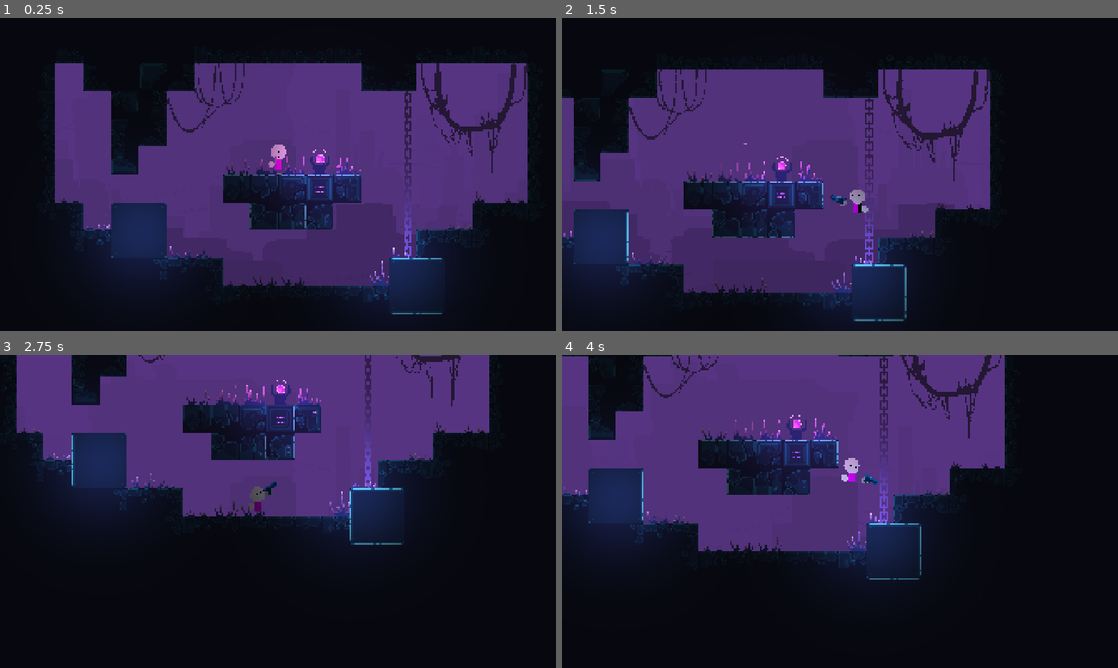
Above: before the commit, frames 1-4 (two rows, left to right).
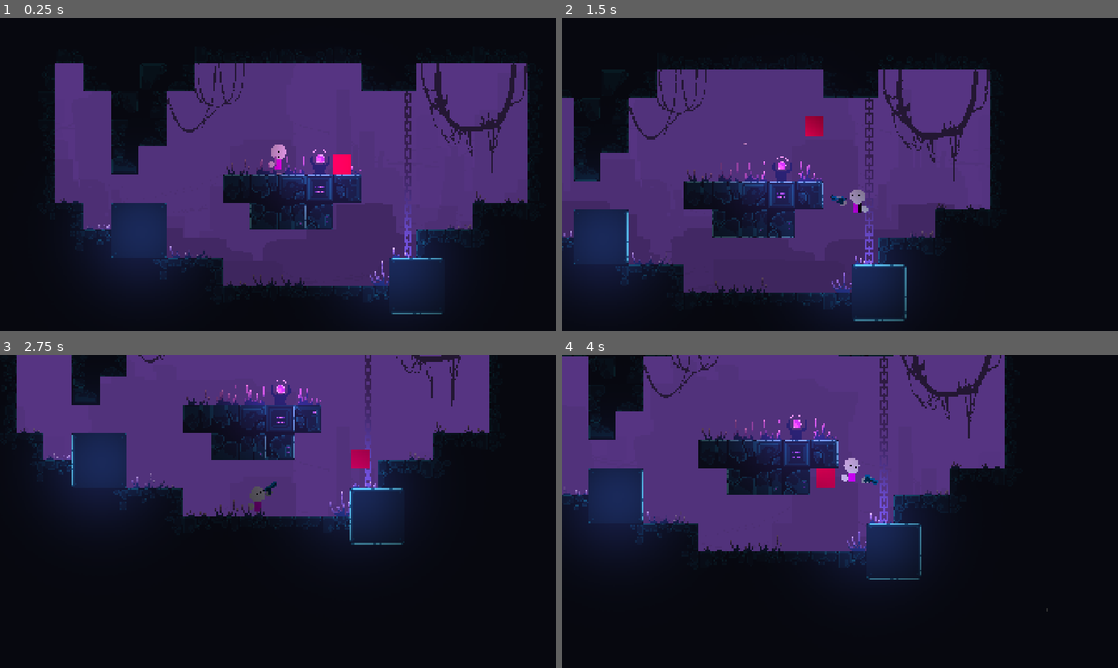
Above: after the commit, the same moments.

Repository: LuckyOwlStudios/2D-Project
Game: Godot game, scene res://PackedScenes/World/World.tscn
The game is run twice, just before and just after one commit, with the same random seed, the same clock (stepped at 60 frames per second) and the same inputs.
Inputs (mouse positions are in pixels of both pictures, inside the frame that each line leads up to):
- Up to frame 1 (0.25 s): no input
- Up to frame 2 (1.5 s): move the mouse to (962, 158) at 0.52 s; press the mouse at (962, 158) at 0.53 s; hold D (move_right) from 0.53 s (still down); tap Space (jump) at 0.77 s; move the mouse to (728, 190) at 1.27 s; release the mouse at (728, 190) at 1.28 s; click (728, 190) at 1.35 s
- Up to frame 3 (2.75 s): tap Space (jump) at 1.52 s; move the mouse to (333, 442) at 2.02 s; release D (move_right) at 2.03 s; press the mouse at (333, 442) at 2.03 s; hold A (move_left) from 2.03 s (still down)
- Up to frame 4 (4 s): move the mouse to (812, 574) at 2.77 s; release A (move_left) at 2.78 s; release the mouse at (812, 574) at 2.78 s; hold D (move_right) from 2.78 s (still down); click (812, 574) at 2.85 s; tap Space (jump) at 3.02, 3.77 s; move the mouse to (1006, 558) at 3.52 s; press the mouse at (1006, 558) at 3.53 s

The runs differ from the first frame. In frame 1, 0.2% of the frame differs, in the area x 59-64%, y 43-50%; in frame 2, 0.2%; in frame 3, 0.2%; in frame 4, 0.2%, in the area x 45-88%, y 36-82%.

Commit message:
- Added "Enemy" and "Player" folder under Characters folder - Created HitBox class (extends Area2D) with damage property for HurtBox collision to be detected by - Created HurtBox class (extends Area2D) with area_entered signal to detect HitBox collision. Upon detection, referenced Health node has Hitbox's damage property applied to its "current_health" property - Created Health class (extends Node) with max and current health properties. Setter implemented to set health. Custom signal "health_depleted" made, emitted in setter when current health falls to 0 or below * health, hit_box, hurt_box scripts have no folder - Created Enemy scene + script. Has HurtBox node attached. Current enemy movement mechanic is placeholder. Connected health depleted in ready to essentially "kill"/despawn enemy. - Bullet scene given HitBox node

Diff:
--- /dev/null
+++ b/PackedScenes/Characters/Enemy/enemy.gd
@@ -0,0 +1,20 @@
+class_name Enemy
+extends CharacterBody2D
+
+
+@export var speed := 300.0
+
+@onready var health: Health = $Health
+# gets reference to player node in WORLD scene
+@onready var player := $"/root/World/Player"
+
+
+func _ready() -> void:
+	health.health_depleted.connect(queue_free)
+
+func _physics_process(delta: float) -> void:
+	var direction := global_position.direction_to(player.global_position)
+	var desired_velocity := direction * speed
+	velocity = velocity.move_toward(desired_velocity, speed * delta)
+
+	move_and_slide()
--- /dev/null
+++ b/PackedScenes/Characters/Enemy/enemy.tscn
@@ -0,0 +1,38 @@
+[gd_scene format=3 uid="uid://dtntroae2omeq"]
+
+[ext_resource type="Script" uid="uid://1o6ufs0pbrkm" path="res://PackedScenes/Characters/Enemy/enemy.gd" id="1_ghv5c"]
+[ext_resource type="Script" uid="uid://7wfj6unlo4wy" path="res://health.gd" id="2_x4eh8"]
+[ext_resource type="Script" uid="uid://byewcx4j66pen" path="res://hurt_box.gd" id="2_yikbh"]
+
+[sub_resource type="RectangleShape2D" id="RectangleShape2D_g4v7s"]
+size = Vector2(22, 22)
+
+[sub_resource type="RectangleShape2D" id="RectangleShape2D_yf5fn"]
+
+[node name="TestEnemy" type="CharacterBody2D" unique_id=1604899534]
+collision_layer = 2
+script = ExtResource("1_ghv5c")
+
+[node name="Health" type="Node" parent="." unique_id=1087965102]
+script = ExtResource("2_x4eh8")
+metadata/_custom_type_script = "uid://7wfj6unlo4wy"
+
+[node name="ColorRect" type="ColorRect" parent="." unique_id=378703295]
+offset_left = -11.0
+offset_top = -11.0
+offset_right = 11.0
+offset_bottom = 11.0
+color = Color(0.90325457, 0, 0.31665626, 1)
+
+[node name="CollisionShape2D" type="CollisionShape2D" parent="." unique_id=316547556]
+shape = SubResource("RectangleShape2D_g4v7s")
+
+[node name="HurtBox" type="Area2D" parent="." unique_id=2029626567 node_paths=PackedStringArray("health")]
+collision_layer = 0
+script = ExtResource("2_yikbh")
+health = NodePath("../Health")
+metadata/_custom_type_script = "uid://byewcx4j66pen"
+
+[node name="CollisionShape2D" type="CollisionShape2D" parent="HurtBox" unique_id=1393142193]
+shape = SubResource("RectangleShape2D_yf5fn")
+debug_color = Color(0, 0.61588734, 0.5996301, 0.41960785)
--- a/PackedScenes/Characters/Player.tscn
+++ b/PackedScenes/Characters/Player/Player.tscn
@@ -1,6 +1,6 @@
 [gd_scene format=3 uid="uid://ctjdjyfi0fqat"]
 
-[ext_resource type="Script" uid="uid://k3l6g5h8my8g" path="res://PackedScenes/Characters/player.gd" id="1_nnvau"]
+[ext_resource type="Script" uid="uid://k3l6g5h8my8g" path="res://PackedScenes/Characters/Player/player.gd" id="1_nnvau"]
 [ext_resource type="Texture2D" uid="uid://dus126x1aaoqn" path="res://Assets/Sprites/Characters/Player/head_mannequin.png" id="2_nnvau"]
 [ext_resource type="Texture2D" uid="uid://nm80257m3ik0" path="res://Assets/Sprites/Characters/Player/hand_mannequin_1.png" id="3_cvip7"]
 [ext_resource type="Texture2D" uid="uid://b2pt2dnj0f57g" path="res://Assets/Sprites/Characters/Player/hand_mannequin_2.png" id="4_5xufd"]
--- a/PackedScenes/Guns/bullet.gd
+++ b/PackedScenes/Guns/bullet.gd
@@ -3,6 +3,7 @@
 
 @export var bullet_speed : float
 @onready var hit_box: Area2D = $HitBox
+
 
 # Called when the node enters the scene tree for the first time.
 func _ready() -> void:
--- a/PackedScenes/Guns/bullet.tscn
+++ b/PackedScenes/Guns/bullet.tscn
@@ -2,6 +2,7 @@
 
 [ext_resource type="Script" uid="uid://j4abn1l7f413" path="res://PackedScenes/Guns/bullet.gd" id="1_u8jni"]
 [ext_resource type="Texture2D" uid="uid://cigj1muw4hi5m" path="res://Assets/Sprites/Objects/Guns/placeholder_bullet.png" id="2_pdrxm"]
+[ext_resource type="Script" uid="uid://cfp4euy4uwpg2" path="res://hit_box.gd" id="3_7ccs6"]
 
 [sub_resource type="RectangleShape2D" id="RectangleShape2D_g4v7s"]
 size = Vector2(4, 3)
@@ -15,6 +16,8 @@
 texture = ExtResource("2_pdrxm")
 
 [node name="HitBox" type="Area2D" parent="." unique_id=684126036]
+collision_mask = 0
+script = ExtResource("3_7ccs6")
 
 [node name="CollisionShape2D" type="CollisionShape2D" parent="HitBox" unique_id=973236675]
 shape = SubResource("RectangleShape2D_g4v7s")
--- a/PackedScenes/Guns/pistol.gd
+++ b/PackedScenes/Guns/pistol.gd
@@ -6,6 +6,7 @@
 @onready var bullet_spawn_point: Marker2D = $BulletSpawnPoint
 @onready var node_path_to_world := get_node("/root/World")
 const BULLET = preload("uid://cyftgfviauafs")
+@onready var audio_stream_player_2d: AudioStreamPlayer2D = $AudioStreamPlayer2D
 
 
 # Called when the node enters the scene tree for the first time.
@@ -20,6 +21,7 @@
 func _input(event: InputEvent) -> void:
 	if event.is_action_pressed("shoot"):
 		animated_sprite_2d.play("shoot")
+		audio_stream_player_2d.play(0.0)
 		var new_bullet := BULLET.instantiate()
 		new_bullet.position = bullet_spawn_point.global_position
 		new_bullet.rotation = bullet_spawn_point.global_rotation
--- a/PackedScenes/Guns/pistol.tscn
+++ b/PackedScenes/Guns/pistol.tscn
@@ -4,6 +4,7 @@
 [ext_resource type="Texture2D" uid="uid://u6jjtftgs8ac" path="res://Assets/Sprites/Objects/Guns/gun_firing_animation_frame1.png" id="2_wempg"]
 [ext_resource type="Texture2D" uid="uid://dhveeoekc2nng" path="res://Assets/Sprites/Objects/Guns/gun_firing_animation_frame2.png" id="3_65i2q"]
 [ext_resource type="Texture2D" uid="uid://pchq7auv01fu" path="res://Assets/Sprites/Objects/Guns/gun_firing_animation_frame3.png" id="4_kckl1"]
+[ext_resource type="AudioStream" uid="uid://7dnl3s2fnoje" path="res://Assets/SoundFX/GunShot.wav" id="5_65i2q"]
 
 [sub_resource type="AtlasTexture" id="AtlasTexture_y0rga"]
 atlas = ExtResource("2_wempg")
@@ -52,3 +53,8 @@
 
 [node name="BulletSpawnPoint" type="Marker2D" parent="." unique_id=84941907]
 position = Vector2(13, -2)
+
+[node name="AudioStreamPlayer2D" type="AudioStreamPlayer2D" parent="." unique_id=161592761]
+stream = ExtResource("5_65i2q")
+volume_db = -10.692
+pitch_scale = 0.63
--- a/PackedScenes/World/World.tscn
+++ b/PackedScenes/World/World.tscn
@@ -1,13 +1,14 @@
 [gd_scene format=4 uid="uid://bulm60oi6osn7"]
 
 [ext_resource type="Texture2D" uid="uid://dg7rdngmlskgp" path="res://Assets/Sprites/World/Tileset/Object/city-chain 2.png" id="1_5kfr6"]
-[ext_resource type="PackedScene" uid="uid://ctjdjyfi0fqat" path="res://PackedScenes/Characters/Player.tscn" id="1_sqrqn"]
+[ext_resource type="PackedScene" uid="uid://ctjdjyfi0fqat" path="res://PackedScenes/Characters/Player/Player.tscn" id="1_sqrqn"]
 [ext_resource type="Texture2D" uid="uid://v0r1cynixg24" path="res://Assets/Sprites/World/Tileset/Object/city-vine-1.png" id="2_2vqqw"]
 [ext_resource type="Texture2D" uid="uid://bb0l8h8oeaavv" path="res://Assets/Sprites/World/Tileset/Tile/city-tile.png" id="3_l54nm"]
 [ext_resource type="Texture2D" uid="uid://dnfu1n5gplj" path="res://Assets/Sprites/World/Tileset/Object/city-vine-2.png" id="3_nklxw"]
 [ext_resource type="PackedScene" uid="uid://clv70y77i2tq8" path="res://PackedScenes/World/Background.tscn" id="3_thbcr"]
 [ext_resource type="Texture2D" uid="uid://bif8vjbo4suym" path="res://Assets/Sprites/World/Tileset/Tile/city-decor.png" id="4_l54nm"]
 [ext_resource type="Texture2D" uid="uid://d1cjamiqijxiq" path="res://Assets/Sprites/World/Tileset/light.png" id="8_nklxw"]
+[ext_resource type="PackedScene" uid="uid://dtntroae2omeq" path="res://PackedScenes/Characters/Enemy/enemy.tscn" id="9_wmwtf"]
 
 [sub_resource type="TileSetAtlasSource" id="TileSetAtlasSource_5kfr6"]
 texture = ExtResource("3_l54nm")
@@ -359,3 +360,6 @@
 position = Vector2(130, 93)
 color = Color(0.60624415, 0.69812405, 0.9351618, 1)
 texture = ExtResource("8_nklxw")
+
+[node name="TestEnemy" parent="." unique_id=1604899534 instance=ExtResource("9_wmwtf")]
+position = Vector2(84, -12)
--- /dev/null
+++ b/health.gd
@@ -0,0 +1,22 @@
+class_name Health
+extends Node
+
+
+signal health_depleted
+
+@export var max_health : int = 3
+var current_health : int : set = set_health
+
+# Called when the node enters the scene tree for the first time.
+func _ready() -> void:
+	current_health = max_health
+
+
+# Called every frame. 'delta' is the elapsed time since the previous frame.
+func _process(delta: float) -> void:
+	pass
+
+func set_health(amount: int):
+	current_health = amount
+	if current_health <= 0:
+		health_depleted.emit()
--- /dev/null
+++ b/hit_box.gd
@@ -0,0 +1,4 @@
+class_name HitBox
+extends Area2D
+
+@export var damage : int = 1
--- /dev/null
+++ b/hurt_box.gd
@@ -0,0 +1,11 @@
+class_name HurtBox
+extends Area2D
+
+
+@export var health : Health
+
+func _ready() -> void:
+	area_entered.connect(func(area: Area2D):
+		if area is HitBox:
+			health.current_health -= area.damage
+		)
--- a/project.godot
+++ b/project.godot
@@ -24,6 +24,8 @@
 window/size/viewport_width=1920
 window/size/viewport_height=1080
 window/size/mode=2
+window/size/window_width_override=1280
+window/size/window_height_override=720
 window/stretch/mode="canvas_items"
 window/stretch/aspect="expand"
 
@@ -58,6 +60,11 @@
 ]
 }
 
+[layer_names]
+
+2d_physics/layer_1="Player"
+2d_physics/layer_2="Enemy"
+
 [physics]
 
 3d/physics_engine="Jolt Physics"
Not shown, added: PackedScenes/Characters/Enemy/enemy.gd.uid
Renamed: PackedScenes/Characters/player.gd -> PackedScenes/Characters/Player/player.gd
Renamed: PackedScenes/Characters/player.gd.uid -> PackedScenes/Characters/Player/player.gd.uid
Renamed: PackedScenes/Characters/player_camera.gd -> PackedScenes/Characters/Player/player_camera.gd
Renamed: PackedScenes/Characters/player_camera.gd.uid -> PackedScenes/Characters/Player/player_camera.gd.uid
Not shown, added: health.gd.uid
Not shown, added: hit_box.gd.uid
Not shown, added: hurt_box.gd.uid
